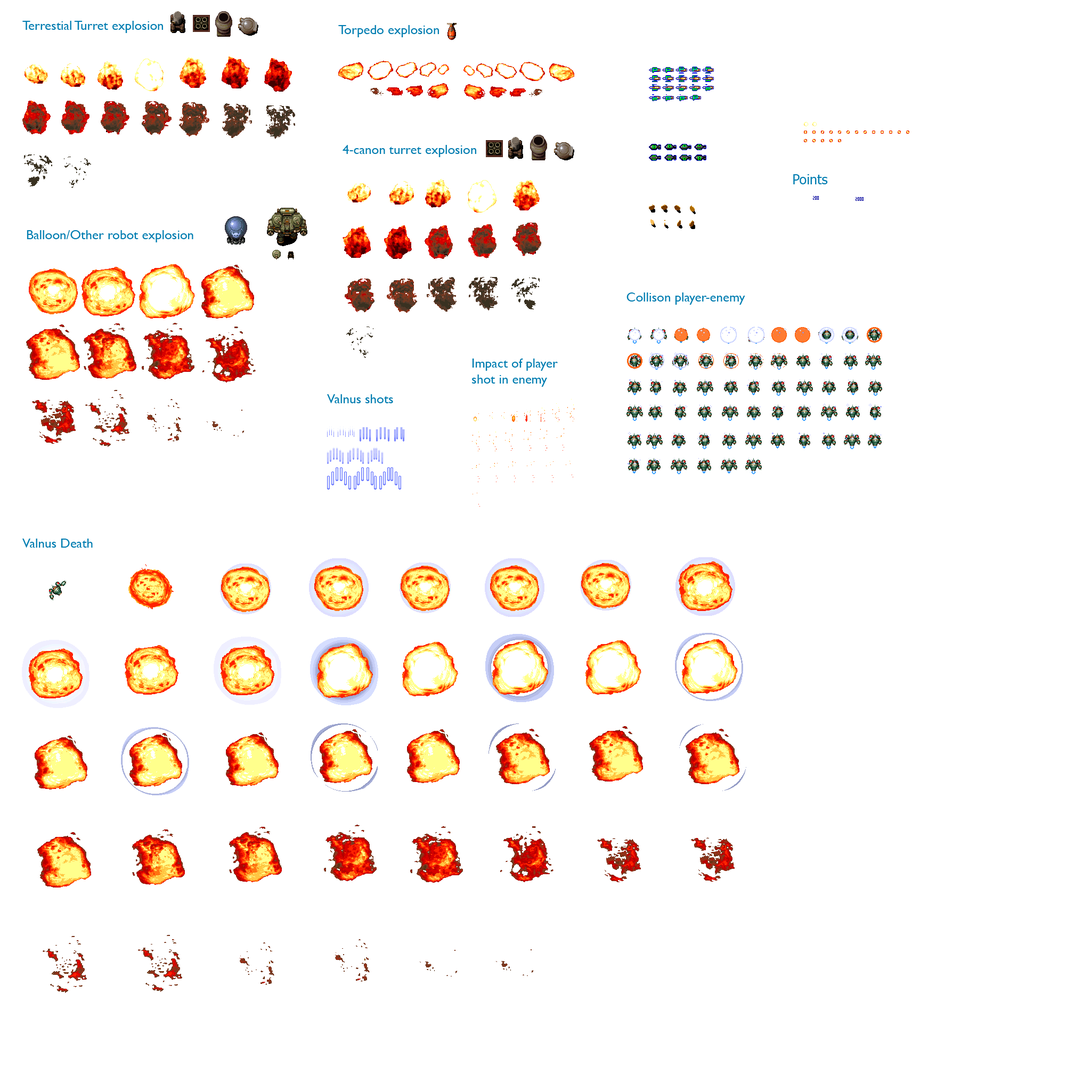
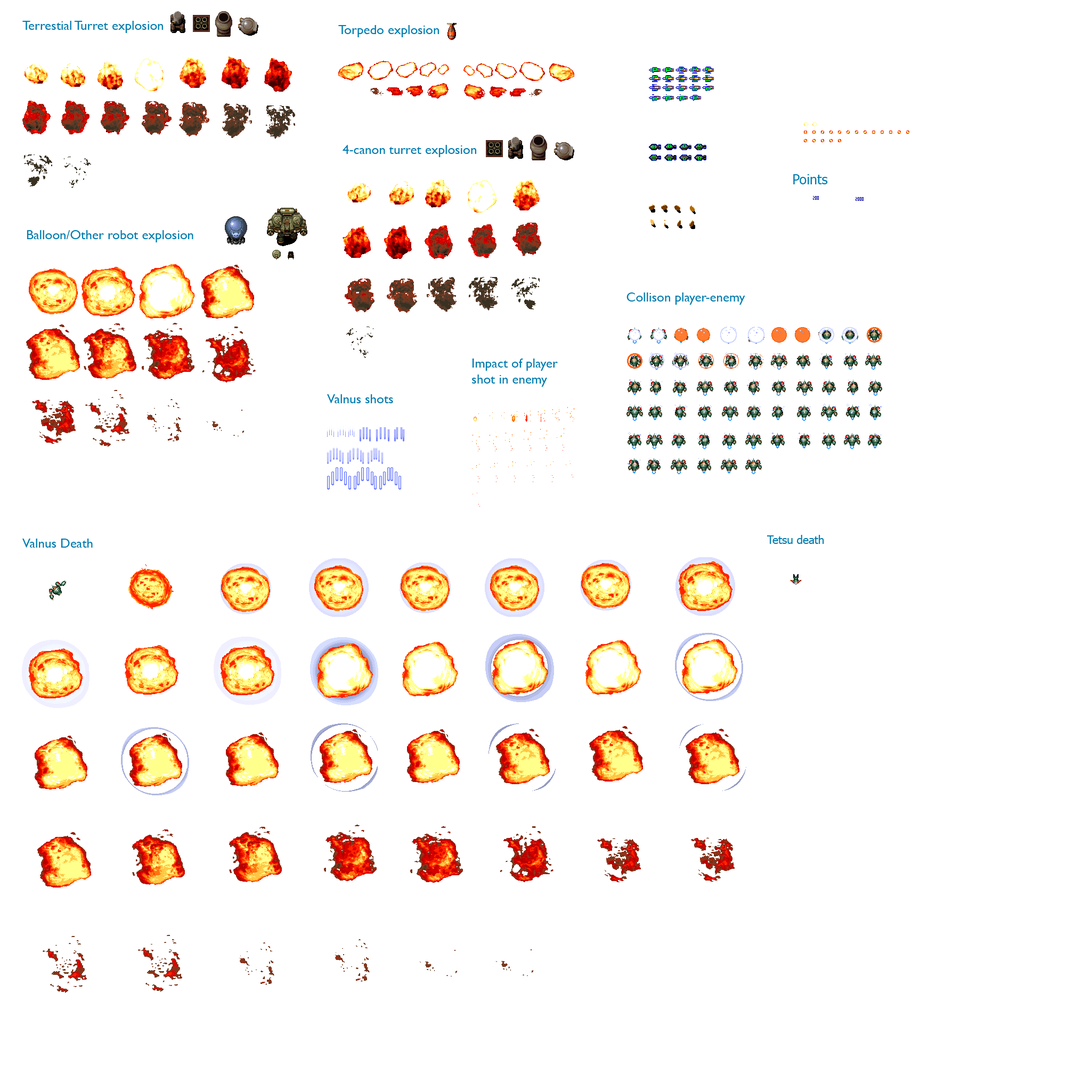
Revision of a layered 1091px x 1091px image; what changed, layer by layer:
added layer "Tetsu death" above "Capa 1" over [766, 535, 825, 545]
added layer "Capa 1" above "Capa 0" over [790, 573, 803, 585]
renamed "Capa 21" to "Capa 0", painted on it over [766, 535, 825, 585]
